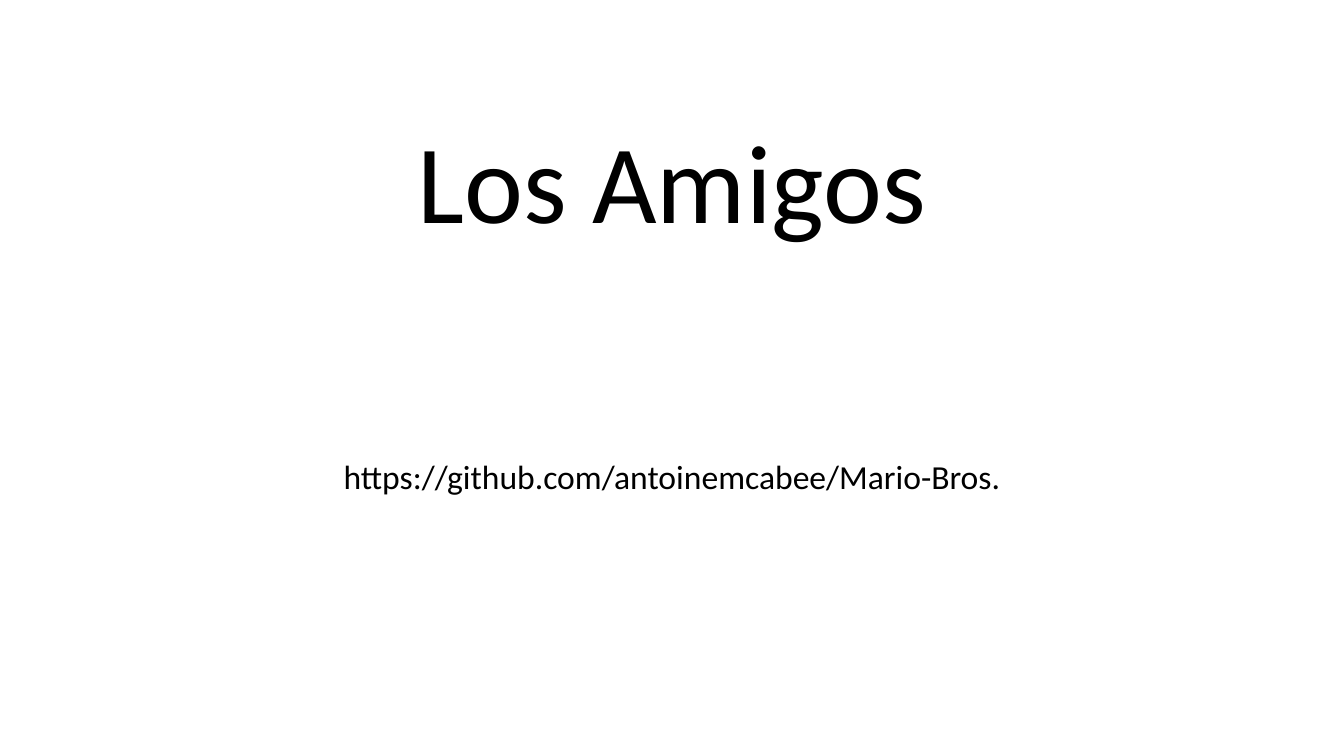
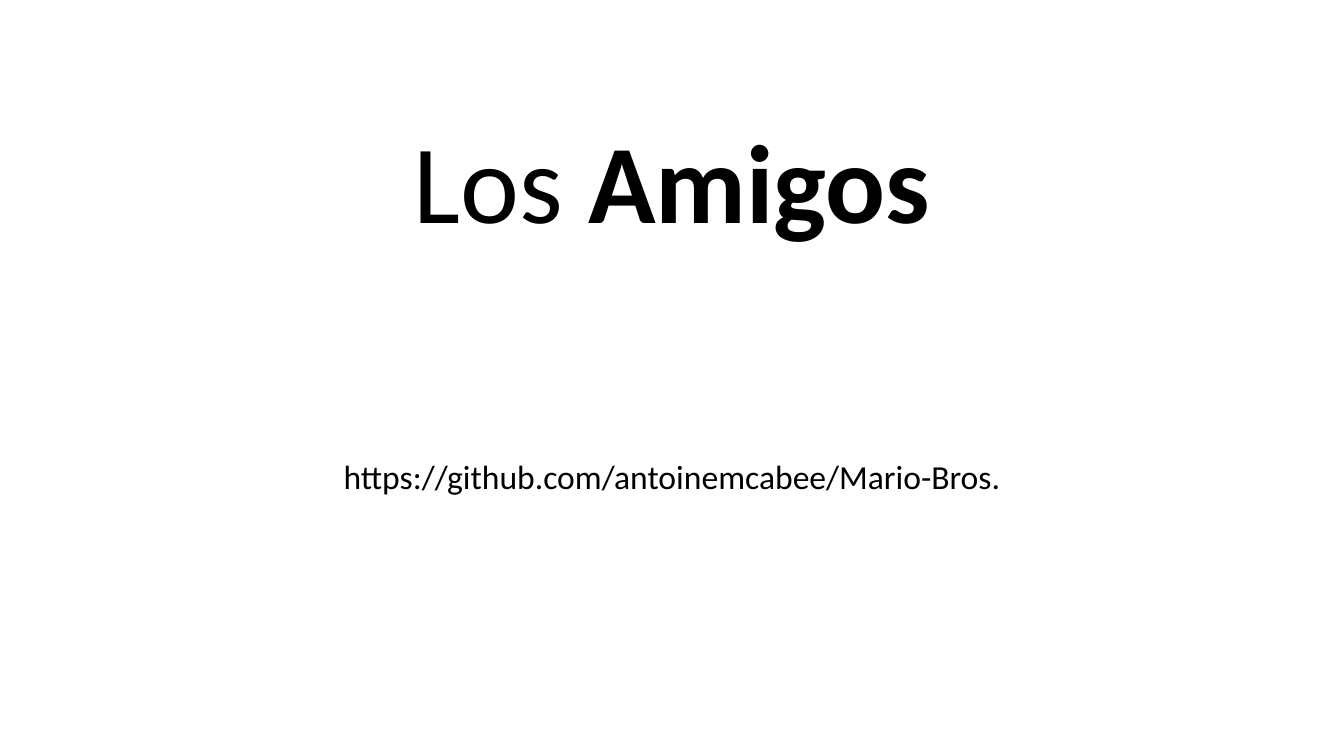
Before and after one commit to antoinemcabee/Mario-Bros., a slide deck: slide 1 of progressreport (3) (1).pptx. Drawn at 1344x756 pixels with LibreOffice and Linux fonts; fonts in the diff are those of the drawing. Boxes give left, top, right and bottom in pixels: in the first picture for what was removed or moved away, otherwise in the second. Text is boxed around its words. In the diff, an @@ line names an element or a change of style, - is before the commit and + after.

```diff
--- a/progressreport (3) (1).pptx
+++ b/progressreport (3) (1).pptx
@@ title "Los Amigos" at [414,144,930,242]: bold on in "Amigos" @@
```
Also in this commit, not shown: 9 other slides changed.
